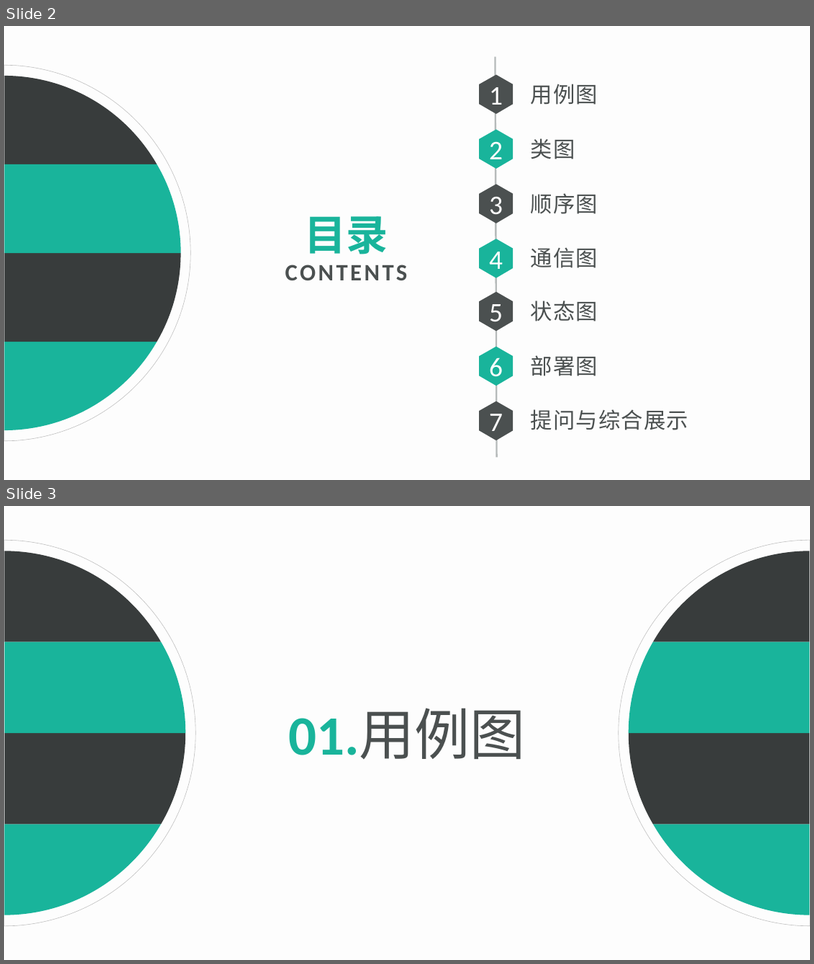
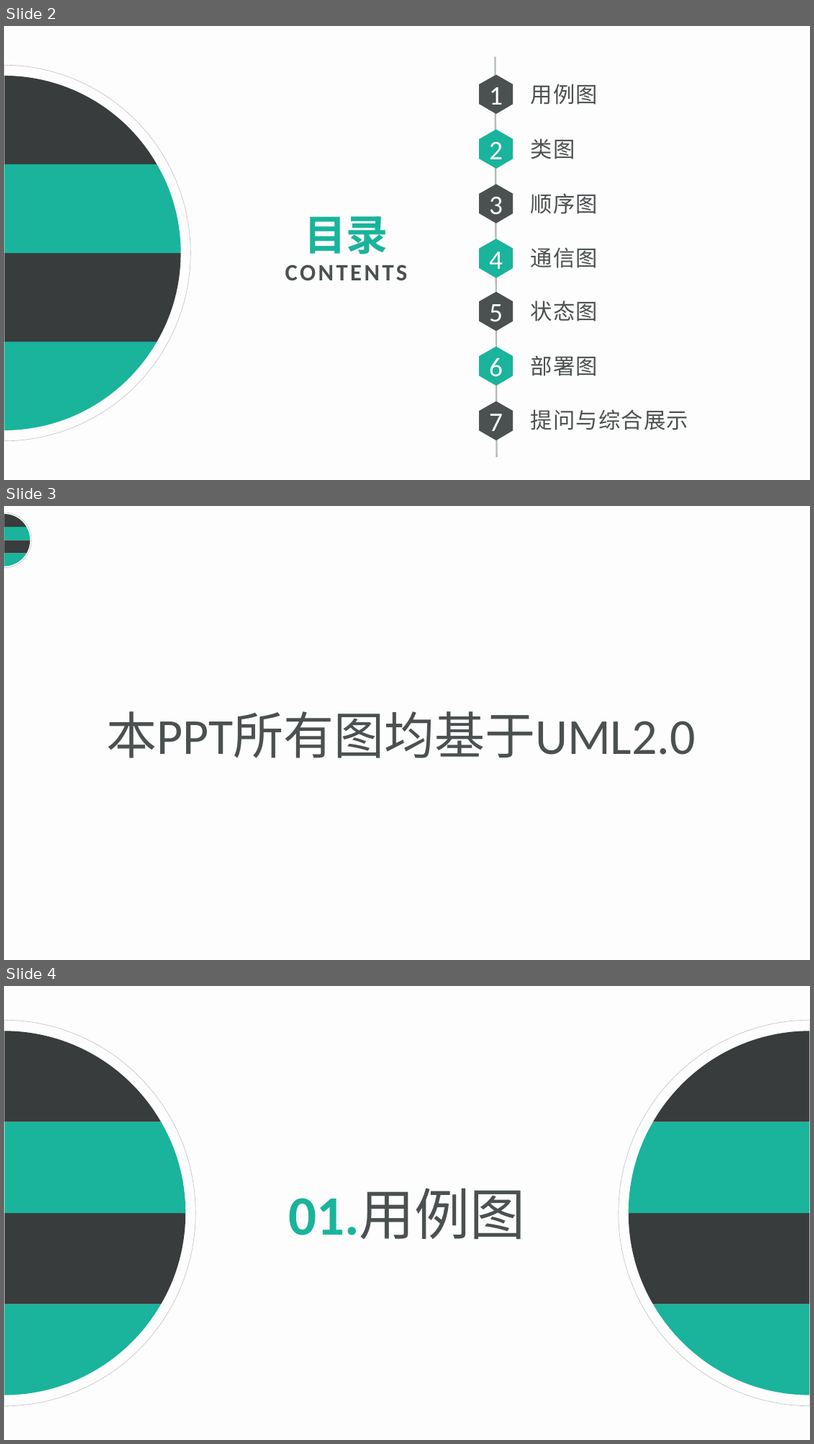
Before and after one commit to Maojiao/PRD, a slide deck: 渔乐生活/受控文档/翻转课堂/翻转课堂UML1.pptx. Shown one above the other, each under a label of ours: slides 2 and 3 before the commit, slides 2, 3 and 4 after it. The pictures are 814x964 and 814x1444 pixels, drawn with LibreOffice and Linux fonts; fonts in the diff are those of the drawing. Boxes give left, top, right and bottom in pixels: in the first picture for what was removed or moved away, otherwise in the second. Text is boxed around its words. In the diff, an @@ line names an element or a change of style, - is before the commit and + after.

```diff
--- a/渔乐生活/受控文档/翻转课堂/翻转课堂UML1.pptx
+++ b/渔乐生活/受控文档/翻转课堂/翻转课堂UML1.pptx
@@ slide 3 added at (4,506,810,960), background #FDFDFD @@
@@ group added at (4,512,32,569): 5 freeform shapes @@
@@ text added at (106,711,696,758), 60 pt, text #4B5050 @@
+本PPT所有图均基于UML2.0
@@ what was slide 3 is now slide 4 @@
```
Also in this commit, not shown: 1 slide changed.
